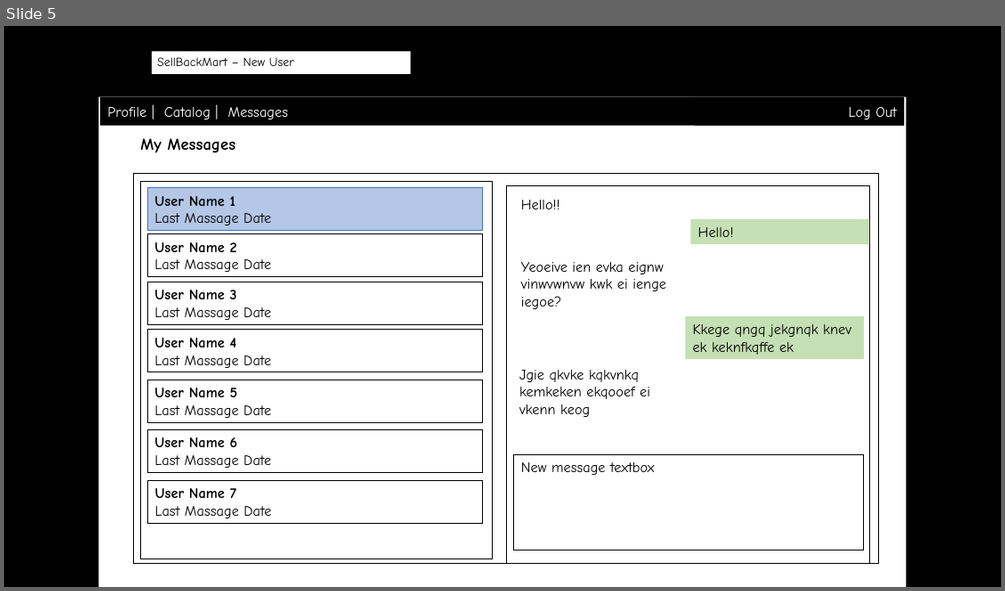
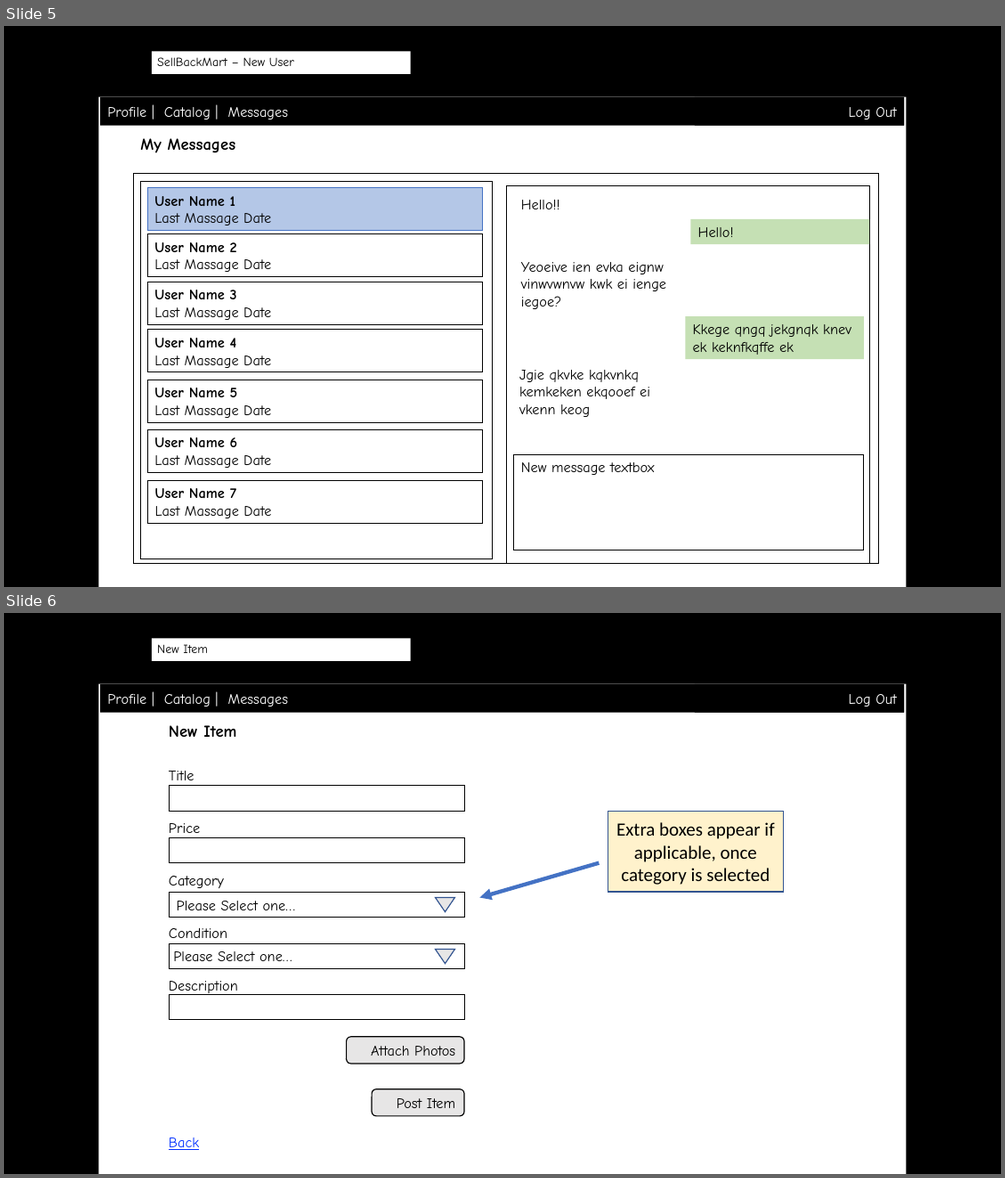
Before and after one commit to byllynho/SellBackMart, a slide deck: docs/wireframes/wireframes.pptx. Shown one above the other, each under a label of ours: slide 5 before the commit, slides 5 and 6 after it. The pictures are 1005x591 and 1005x1178 pixels, drawn with LibreOffice and Linux fonts; fonts in the diff are those of the drawing; background and template pictures are left out. Boxes give left, top, right and bottom in pixels: in the first picture for what was removed or moved away, otherwise in the second. Text is boxed around its words. In the diff, an @@ line names an element or a change of style, - is before the commit and + after.

```diff
--- a/docs/wireframes/wireframes.pptx
+++ b/docs/wireframes/wireframes.pptx
@@ slide 6 added at bbox=[4, 613, 1001, 1174], background picture (left out); not listed: 2 template elements that a slide beside it also shows @@
@@ text added at bbox=[157, 644, 208, 653], 12 pt, text #000000 @@
+New Item
@@ text added at bbox=[186, 661, 394, 683], 12 pt, text #000000 @@
+http://localhost:3000/new_item
@@ rectangle added at bbox=[100, 684, 905, 713], fill #000000, 14 pt, text #FFFFFF @@
+Profile | Catalog | Messages
@@ rectangle added at bbox=[695, 684, 905, 713], fill #000000, 14 pt, text #FFFFFF @@
+Log Out
@@ text added at bbox=[169, 725, 236, 737], 16 pt, text #000000, bold @@
+New Item
@@ text added at bbox=[169, 771, 238, 1150], 14 pt, text #000000 @@
+Title
+Price
+Category
+Condition
+Description
+Back
@@ rectangle added at bbox=[170, 786, 465, 811], outline #000000 0.75 pt @@
@@ rectangle added at bbox=[607, 811, 783, 892], fill #FFF2CC, outline #325491 1 pt, 18 pt, text #000000 @@
+Extra boxes appear if applicable, once category is selected
@@ rectangle added at bbox=[170, 837, 465, 863], outline #000000 0.75 pt @@
@@ arrow added from (599, 863) to (479, 897), #4472C4 3.75 pt @@
@@ rectangle added at bbox=[170, 892, 465, 917], outline #000000 0.75 pt @@
@@ text added at bbox=[177, 900, 296, 910], 14 pt, text #000000 @@
+Please Select one…
@@ triangle added at bbox=[436, 897, 455, 911], fill #E7E6E6, outline #325491 1 pt @@
@@ rectangle added at bbox=[170, 943, 465, 969], outline #000000 0.75 pt @@
@@ text added at bbox=[173, 951, 292, 961], 14 pt, text #000000 @@
+Please Select one…
@@ triangle added at bbox=[436, 949, 455, 963], fill #E7E6E6, outline #325491 1 pt @@
@@ rectangle added at bbox=[170, 995, 465, 1020], outline #000000 0.75 pt @@
@@ rounded rectangle added at bbox=[347, 1037, 465, 1063], fill #E7E6E6, outline #000000 1 pt, 14 pt, text #000000 @@
+Attach Photos
@@ rounded rectangle added at bbox=[372, 1089, 465, 1116], fill #E7E6E6, outline #000000 1 pt, 14 pt, text #000000 @@
+Post Item
```
Also in this commit, not shown: 1 slide changed, 2 other slides added, 4 other files.
